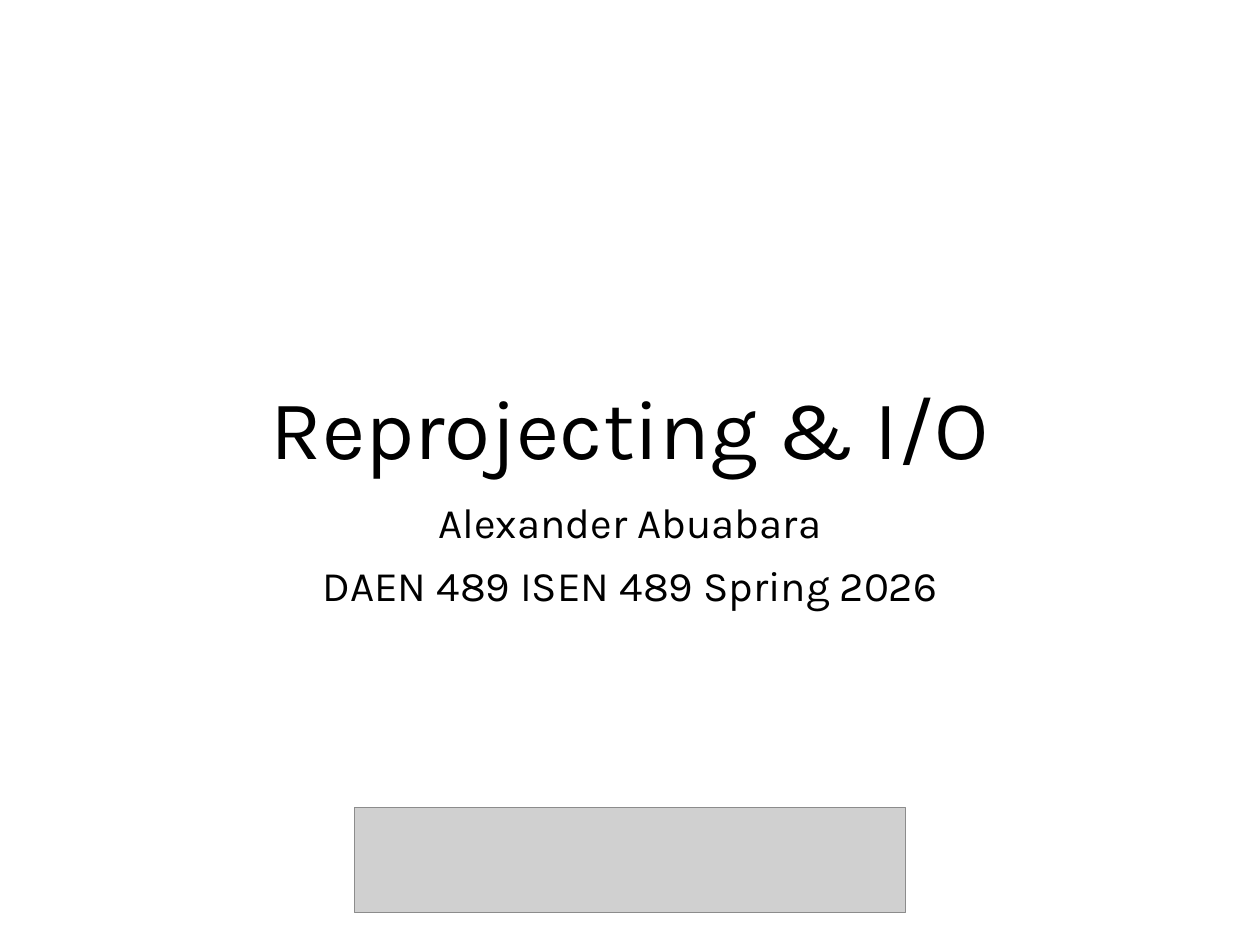
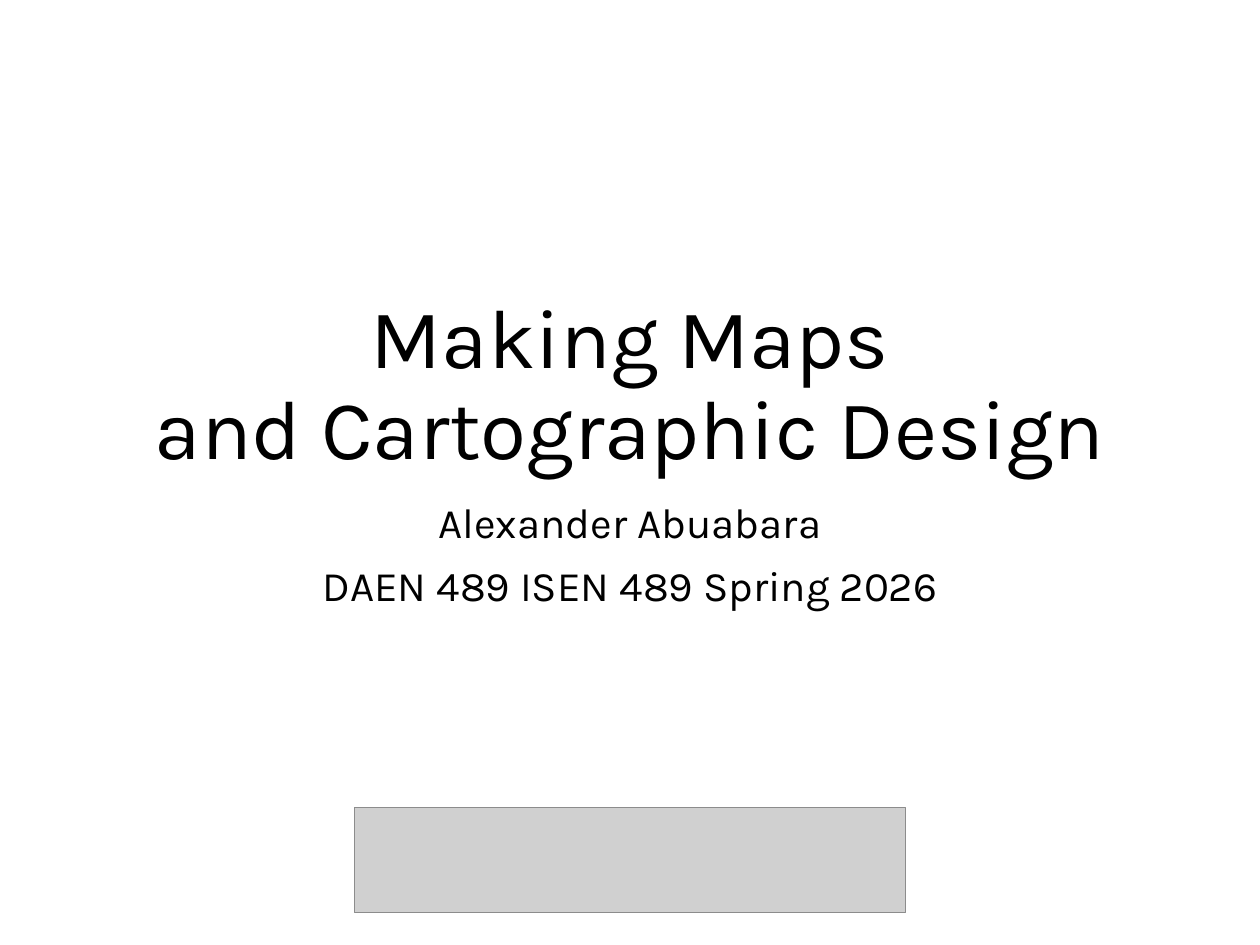
Before and after one commit to abuabara/abuabara.github.io, a slide deck: slide 1 of DAEN489S26/week11_slides.pptx. Drawn at 1260x945 pixels with LibreOffice and Linux fonts; fonts in the diff are those of the drawing; grey boxes stand for pictures. Boxes give left, top, right and bottom in pixels: in the first picture for what was removed or moved away, otherwise in the second. Text is boxed around its words. In the diff, an @@ line names an element or a change of style, - is before the commit and + after.

```diff
--- a/DAEN489S26/week11_slides.pptx
+++ b/DAEN489S26/week11_slides.pptx
@@ title at [155,310,1105,479]: text changed @@
-Reprojecting & I/O
+Making Maps
+and Cartographic Design
```
Also in this commit, not shown: 3 other slides changed, 16 slides added, 2 slides removed, 2 other files.
